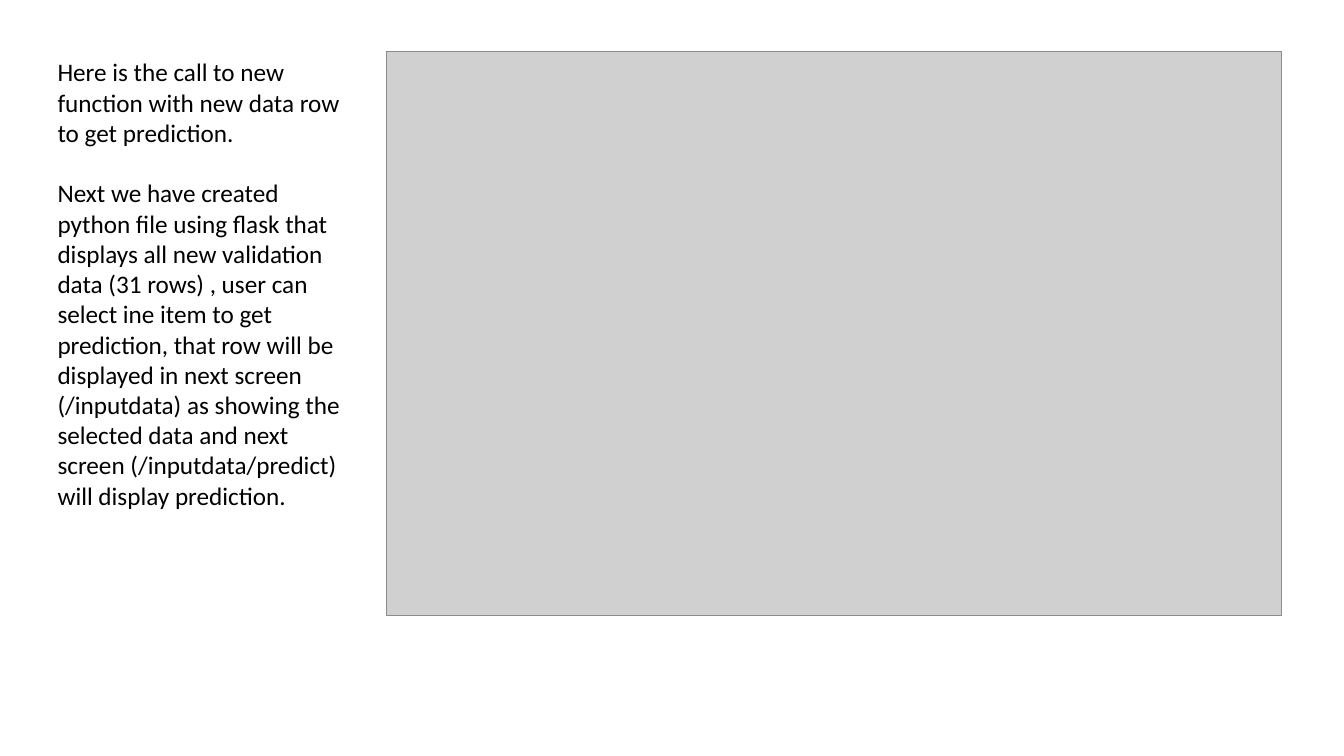
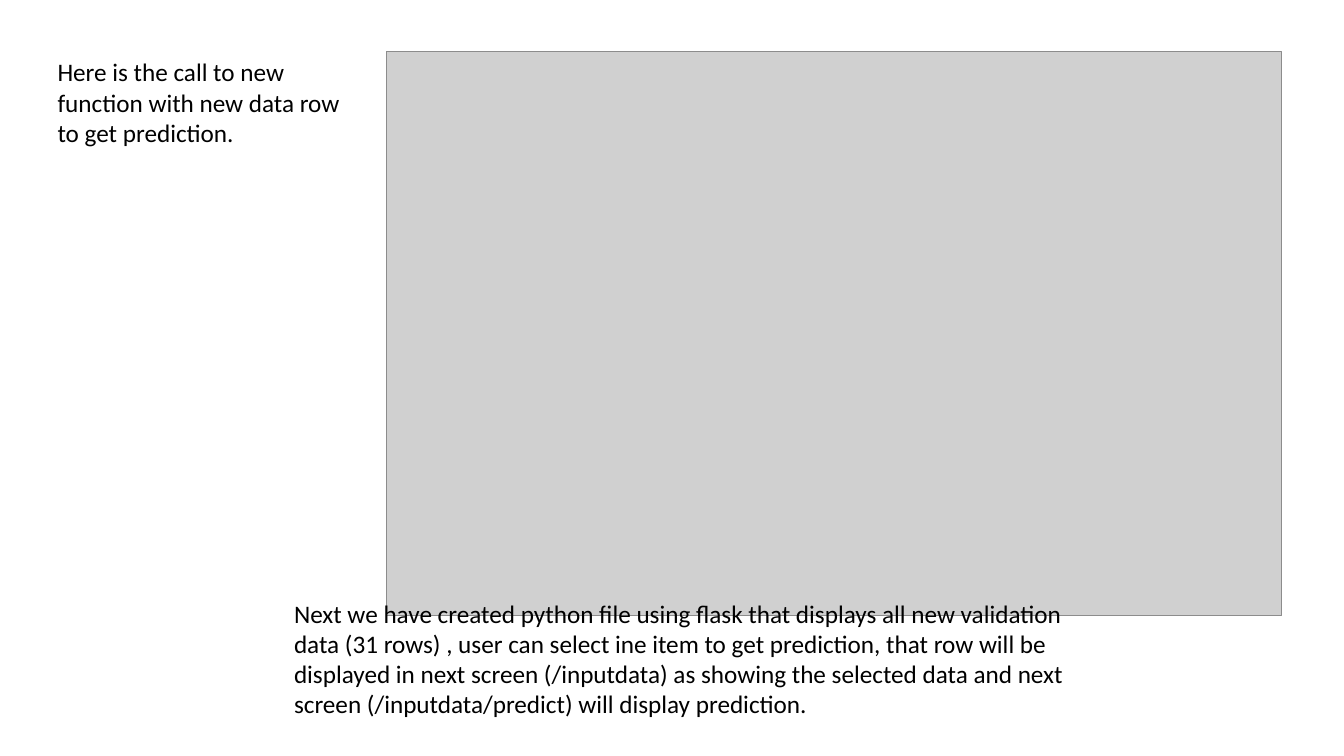
Before and after one commit to vikra8pc/FinalProject_RutgersDS, a slide deck: slide 20 of Presentation.pptx (slide 18 before the commit). Drawn at 1344x756 pixels with LibreOffice and Linux fonts; fonts in the diff are those of the drawing; grey boxes stand for pictures. Boxes give left, top, right and bottom in pixels: in the first picture for what was removed or moved away, otherwise in the second. Text is boxed around its words. In the diff, an @@ line names an element or a change of style, - is before the commit and + after.

Commit message:
slides are added

```diff
--- a/Presentation.pptx
+++ b/Presentation.pptx
@@ text at (x1=58, y1=184, x2=339, y2=509): paragraph removed @@
-Next we have created python file using flask that displays all new validation data (31 rows) , user can select ine item to get prediction, that row will be displayed in next screen (/inputdata) as showing the selected data and next screen (/inputdata/predict) will display prediction.
@@ text added at (x1=294, y1=602, x2=1063, y2=717), 18 pt, text #000000 @@
+Next we have created python file using flask that displays all new validation data (31 rows) , user can select ine item to get prediction, that row will be displayed in next screen (/inputdata) as showing the selected data and next screen (/inputdata/predict) will display prediction.
```
Also in this commit, not shown: 4 other slides changed, 11 slides added, 1 slide removed, 1 other file.
